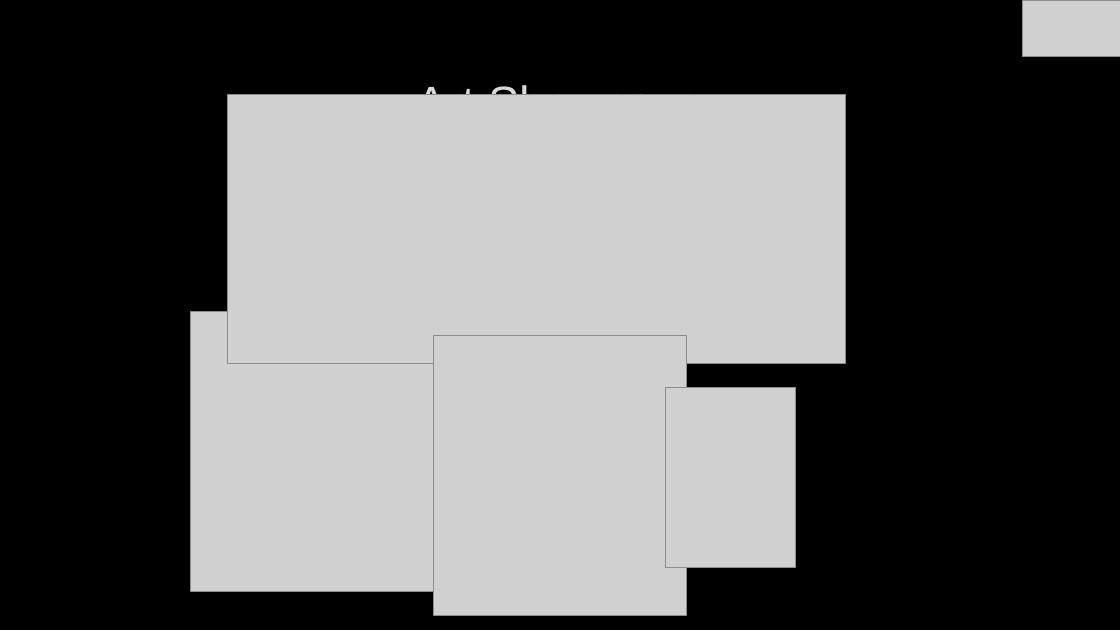
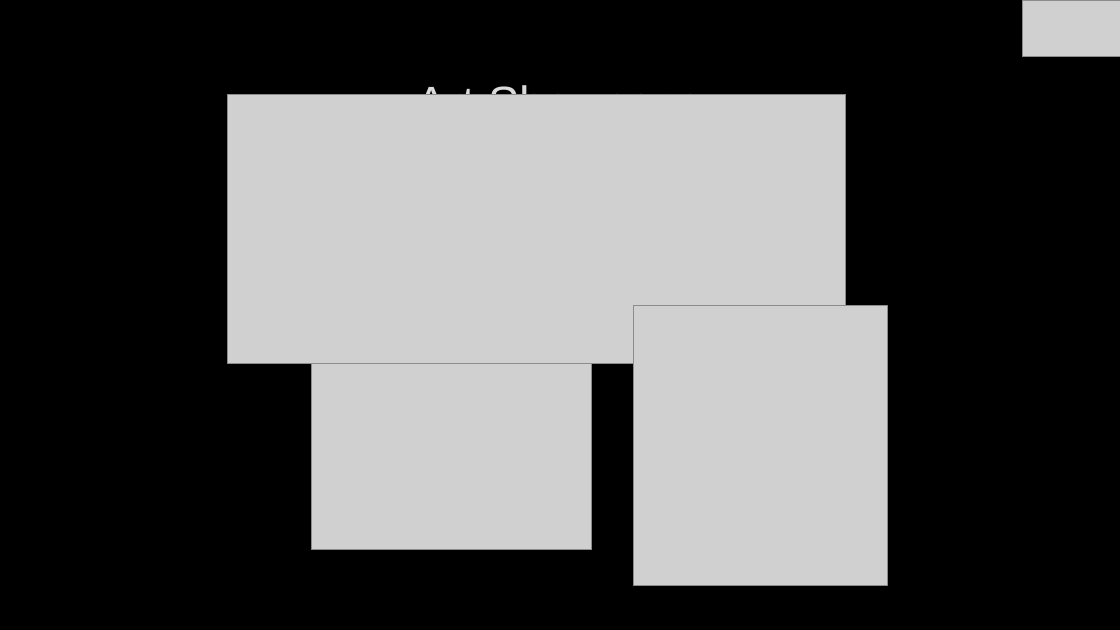
Before and after one commit to EliAnonymouse17/GDAfinal, a slide deck: slide 9 of Documentation/PresentationAlpha.pptx. Drawn at 1120x630 pixels with LibreOffice and Linux fonts; fonts in the diff are those of the drawing; grey boxes stand for pictures; background and template pictures are left out. Boxes give left, top, right and bottom in pixels: in the first picture for what was removed or moved away, otherwise in the second. Text is boxed around its words. In the diff, an @@ line names an element or a change of style, - is before the commit and + after.

```diff
--- a/Documentation/PresentationAlpha.pptx
+++ b/Documentation/PresentationAlpha.pptx
@@ picture: place and size @@
-picture at (190, 312, 470, 592)
+picture at (312, 270, 592, 549)
@@ picture: place and size @@
-picture at (434, 335, 687, 615)
+picture at (634, 306, 887, 586)
@@ picture removed at (665, 387, 796, 568) @@
```
Also in this commit, not shown: 2 other slides changed.
